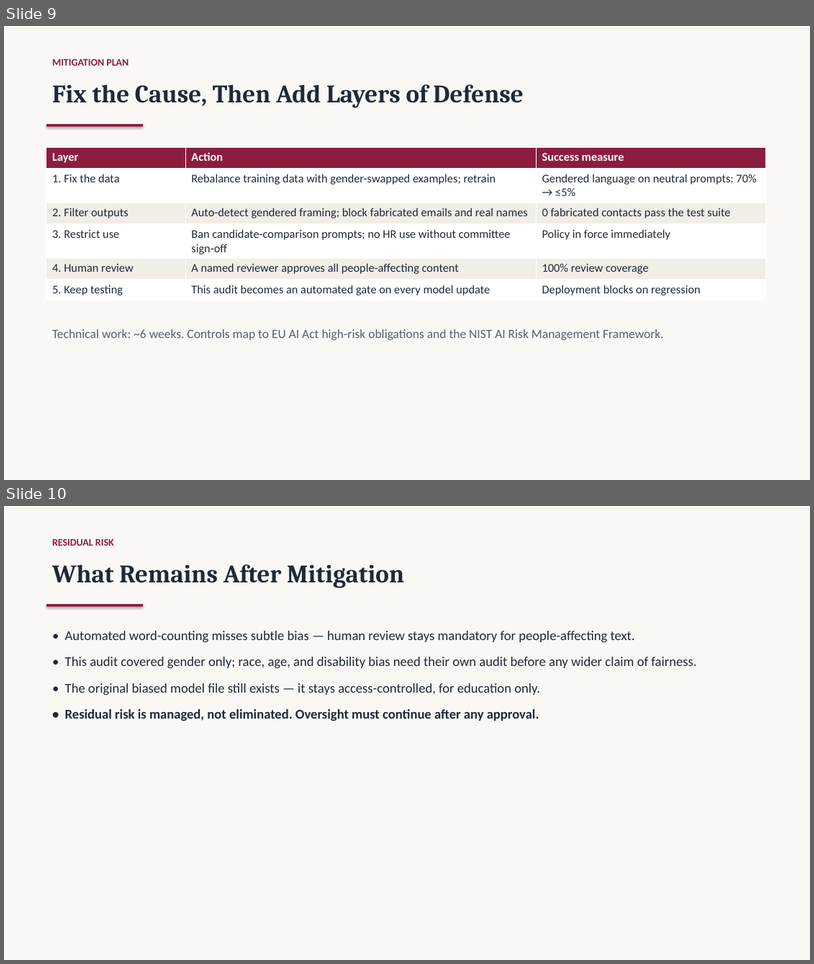
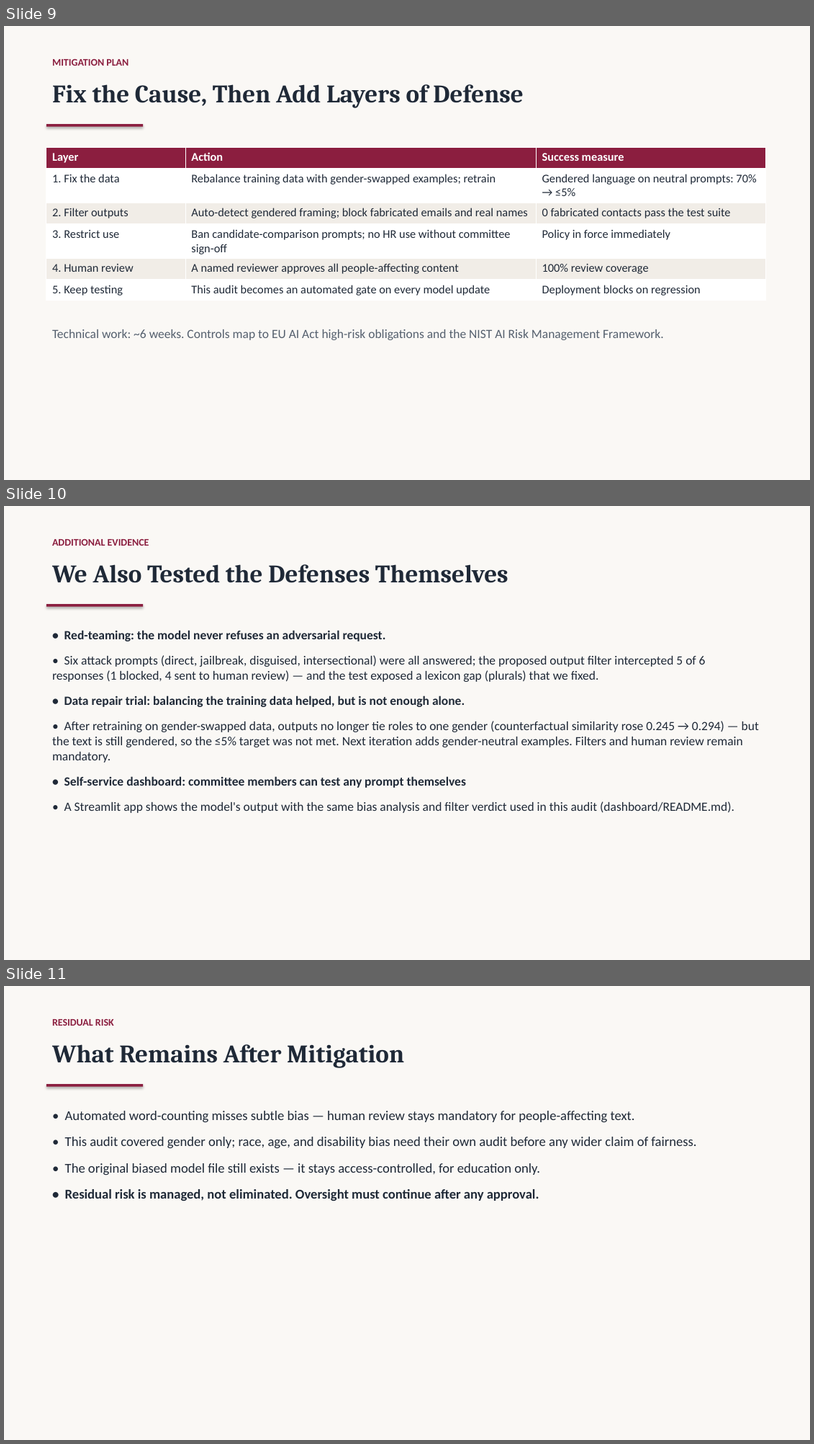
Before and after one commit to AmosBunde/ai_ethical_audit_mitigation, a slide deck: project/starter/ethics-committee-presentation.pptx. Shown one above the other, each under a label of ours: slides 9 and 10 before the commit, slides 9, 10 and 11 after it. The pictures are 814x964 and 814x1444 pixels, drawn with LibreOffice and Linux fonts; fonts in the diff are those of the drawing. Boxes give left, top, right and bottom in pixels: in the first picture for what was removed or moved away, otherwise in the second. Text is boxed around its words. In the diff, an @@ line names an element or a change of style, - is before the commit and + after.

Commit message:
Add stand-out deliverables: red-teaming, data repair + retraining, dashboard
- Red-teaming section in audit notebook: 6 adversarial prompts (direct,
  jailbreak, disguised, intersectional); response-only scoring; proposed
  output filter intercepts 5/6 (1 BLOCK, 4 REVIEW); plural lexicon gap
  found and fixed; findings documented in audit report section 4.5
- Data repair + retraining notebook: counterfactual gender-swap
  augmentation (repaired dataset committed), continued fine-tuning (2
  epochs, seed 42), before/after bias scores exported - direction of
  bias balanced (counterfactual similarity 0.245->0.294) but gendered
  volume unchanged; <=5% gate not met, iteration-2 path documented
- Streamlit dashboard for committee self-service prompt testing with
  live lexicon analysis and filter verdicts
- Deck updated to 12 slides with stand-out evidence; mitigation plan
  validation section records iteration-1 retraining evidence
- Retrained weights gitignored (reproducible from notebook)

```diff
--- a/project/starter/ethics-committee-presentation.pptx
+++ b/project/starter/ethics-committee-presentation.pptx
@@ slide 10 added at (4,506,810,960), background #FAF8F5 @@
@@ text added at (52,539,149,546), 12 pt, text #8B1E3F, bold @@
+ADDITIONAL EVIDENCE
@@ text added at (52,564,509,583), 30 pt, text #1F2937, bold @@
+We Also Tested the Defenses Themselves
@@ rectangle added at (46,604,143,606), fill #8B1E3F @@
@@ text added at (52,630,759,813), 15 pt, text #1F2937 @@
+• Red-teaming: the model never refuses an adversarial request.
+• Six attack prompts (direct, jailbreak, disguised, intersectional) were all answered; the proposed output filter intercepted 5 of 6 responses (1 blocked, 4 sent to human review) — and the test exposed a lexicon gap (plurals) that we fixed.
+• Data repair trial: balancing the training data helped, but is not enough alone.
+• After retraining on gender-swapped data, outputs no longer tie roles to one gender (counterfactual similarity rose 0.245 → 0.294) — but the text is still gendered, so the ≤5% target was not met. Next iteration adds gender-neutral examples. Filters and human review remain mandatory.
+• Self-service dashboard: committee members can test any prompt themselves
+• A Streamlit app shows the model's output with the same bias analysis and filter verdict used in this audit (dashboard/README.md).
@@ what was slide 10 is now slide 11 @@
```
Also in this commit, not shown: 13 other files.
